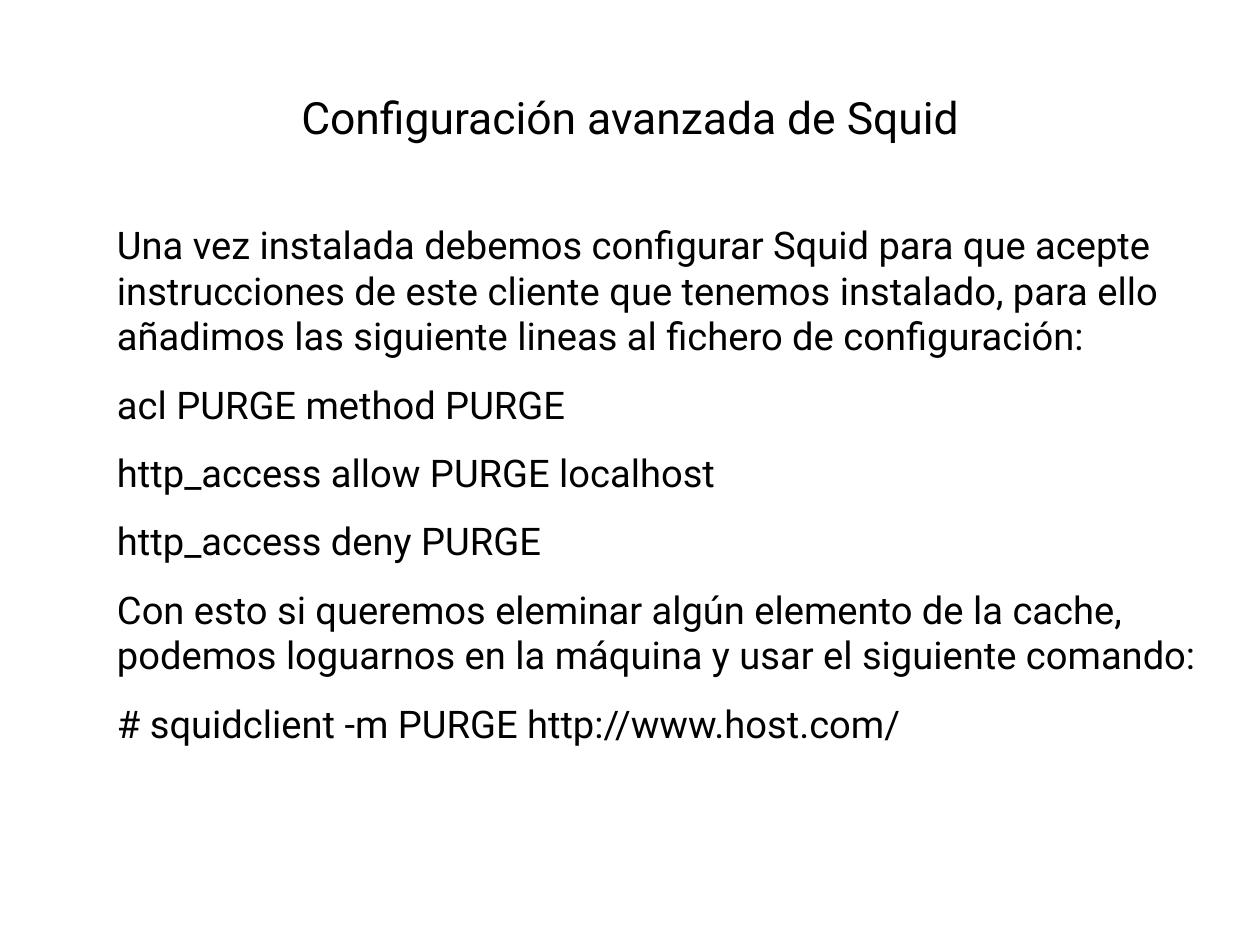
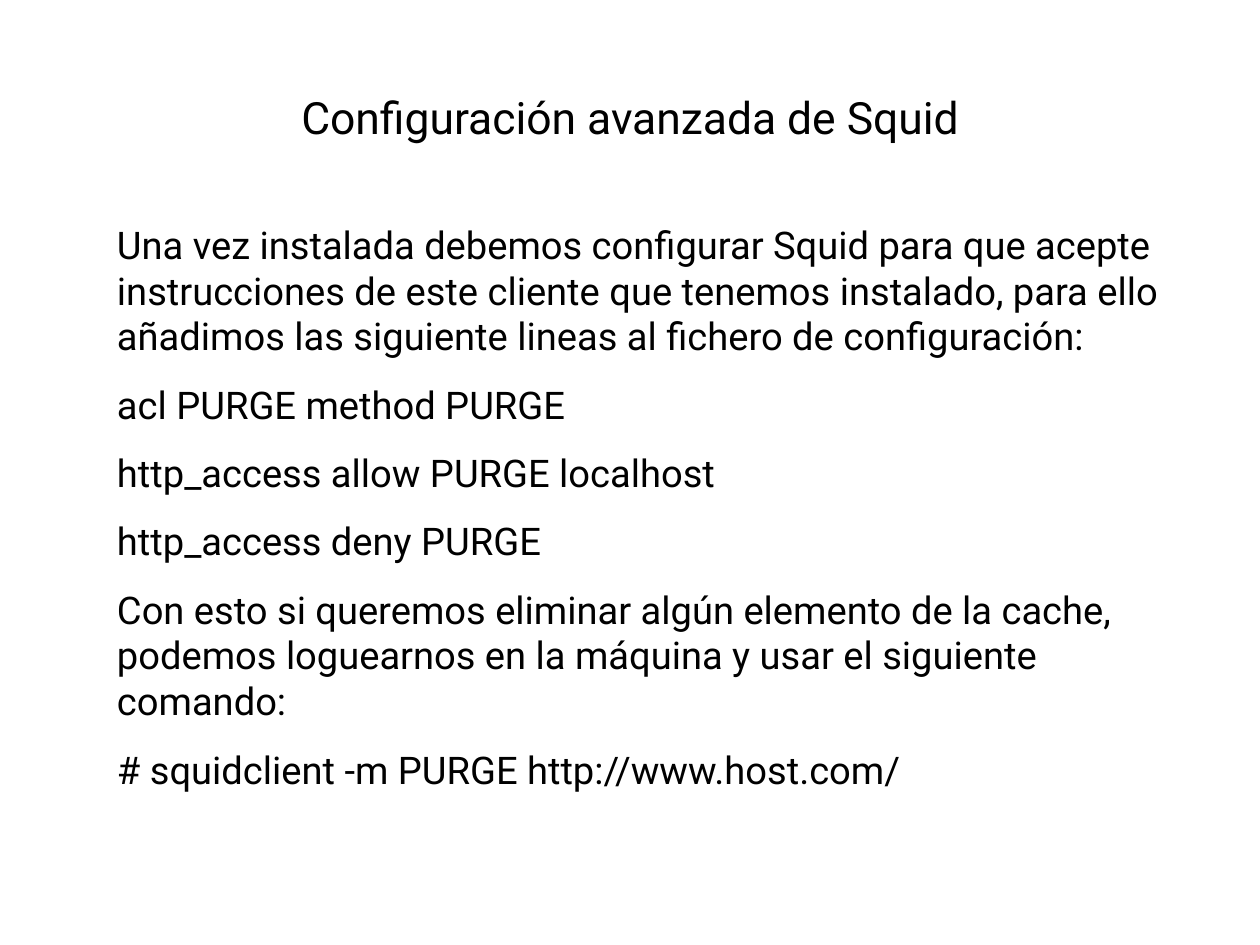
Before and after one commit to robertord/Ecoraee, a slide deck: slide 81 of Presentaciones/PresentacionApliance.odp. Drawn at 1260x945 pixels with LibreOffice and Linux fonts; fonts in the diff are those of the drawing; background and template pictures are left out. Boxes give left, top, right and bottom in pixels: in the first picture for what was removed or moved away, otherwise in the second. Text is boxed around its words. In the diff, an @@ line names an element or a change of style, - is before the commit and + after.

```diff
--- a/Presentaciones/PresentacionApliance.odp
+++ b/Presentaciones/PresentacionApliance.odp
@@ text at bbox=[117, 595, 1111, 716]: text changed @@
-Con esto si queremos eleminar algún elemento de la cache, podemos loguarnos en la máquina y usar el siguiente comando:
+Con esto si queremos eliminar algún elemento de la cache, podemos loguearnos en la máquina y usar el siguiente comando:
```
Also in this commit, not shown: 25 other slides changed.
